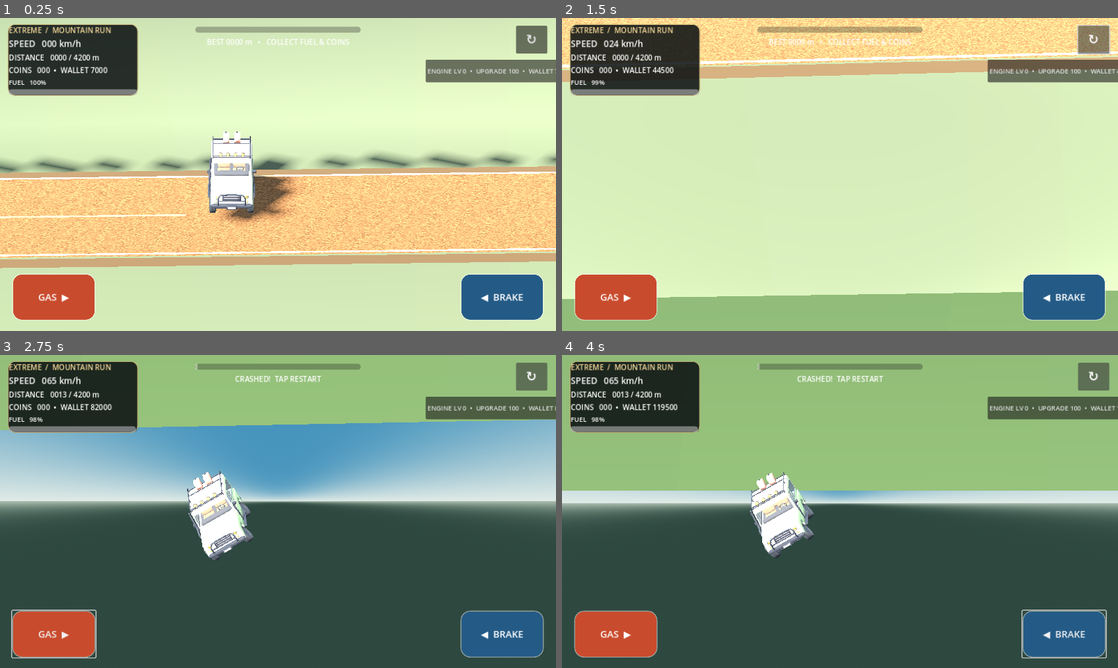
Above: before the commit, frames 1-4 (two rows, left to right).
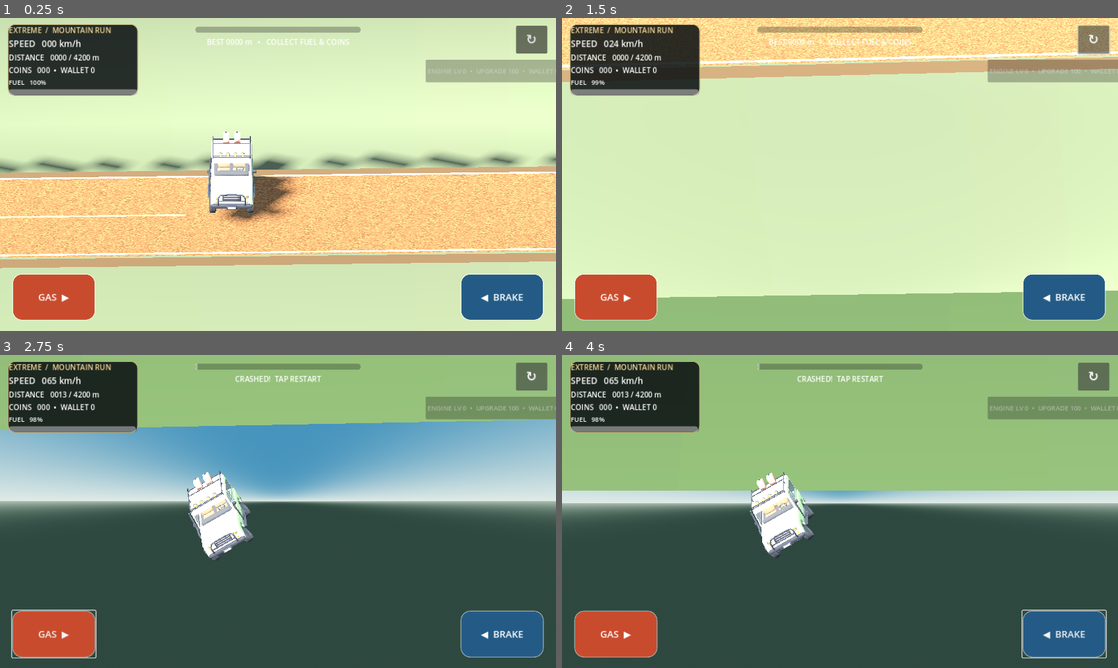
Above: after the commit, the same moments.

Repository: mahdialloui01-art/Extreme-Hill-Racing
Game: Godot game, scene res://scenes/main.tscn
Two runs of this game, one before a commit and one after it. Both use one fixed random seed, a clock stepped at 60 frames per second and the inputs below.
Inputs:
- Up to frame 1 (0.25 s): no input
- Up to frame 2 (1.5 s): click "↻" at 0.5 s; hold Right from 1.28 s (still down)
- Up to frame 3 (2.75 s): release Right at 2.03 s; hold Left from 2.03 s (still down)
- Up to frame 4 (4 s): release Left at 2.78 s; hold Right from 2.78 s (still down)

The runs differ from the first frame. In frame 1, 1.7% of the frame differs, in the area x 16-100%, y 13-21%; in frame 2, 1.7%; in frame 3, 1.7%; in frame 4, 1.7%.

Commit message:
Fix reward and pickup wallet accounting

Diff:
--- a/scripts/game_3d.gd
+++ b/scripts/game_3d.gd
@@ -135,8 +135,8 @@
 		fuel = minf(FUEL_MAX, fuel + 34.0)
 	else:
 		coins += COIN_REWARD
-	wallet_coins += COIN_REWARD
-	_save_progress()
+		wallet_coins += COIN_REWARD
+		_save_progress()
 	pickup.queue_free()
 	pickups.erase(pickup)
 
@@ -335,8 +335,8 @@
 		car.set_controls(false, false)
 		status_label.text = "STAGE COMPLETE!   +500 COINS"
 		coins += 500
-	wallet_coins += 500
-	_save_progress()
+		wallet_coins += 500
+		_save_progress()
 	if car.crashed and not run_ended:
 		run_ended = true
 		car.set_controls(false, false)
@@ -379,6 +379,7 @@
 	upgrade_button.disabled = engine_level >= 5 or wallet_coins < 100
 
 func _restart() -> void:
+	_save_progress()
 	car.reset_car(Vector3(start_x, terrain.height_at(start_x) + 1.65, 0))
 	camera.global_position = car.global_position + Vector3(2.0, 9.0, 22.0)
 	camera.look_at(car.global_position + Vector3(2.0, 1.0, 0), Vector3.UP)
